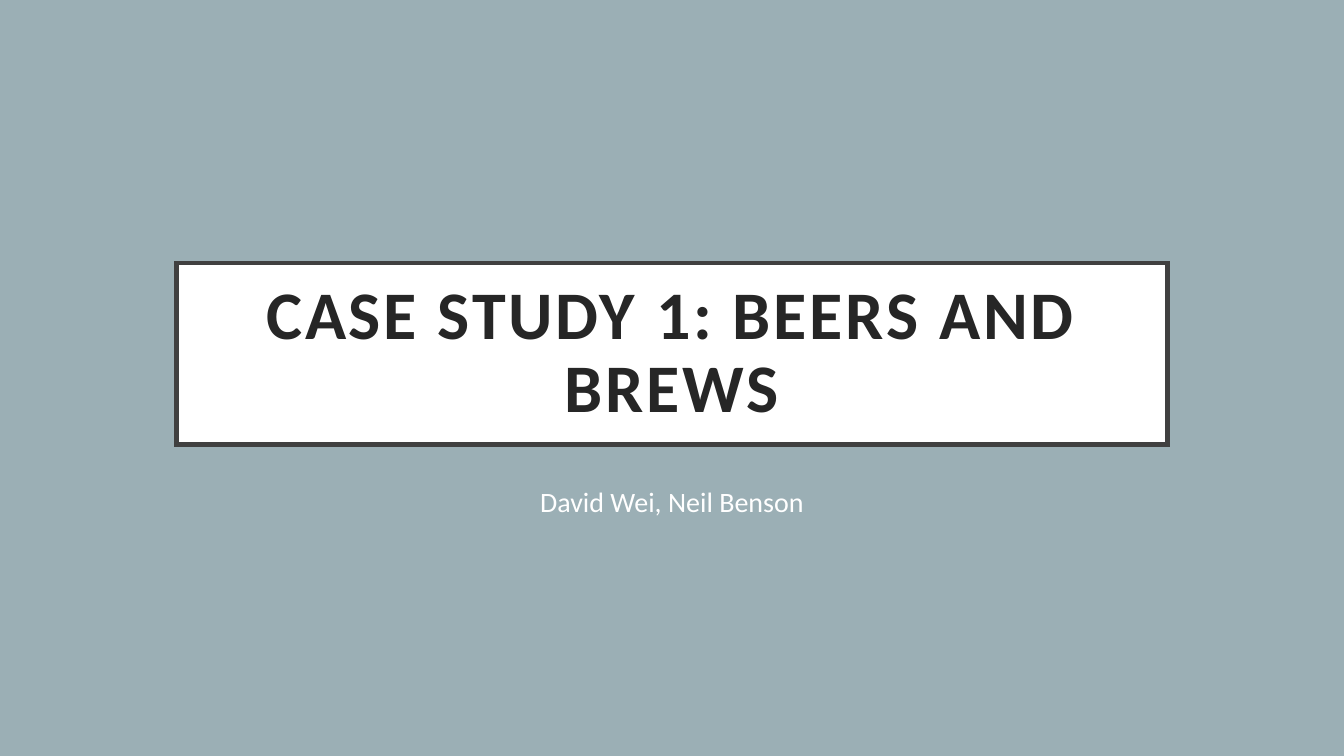
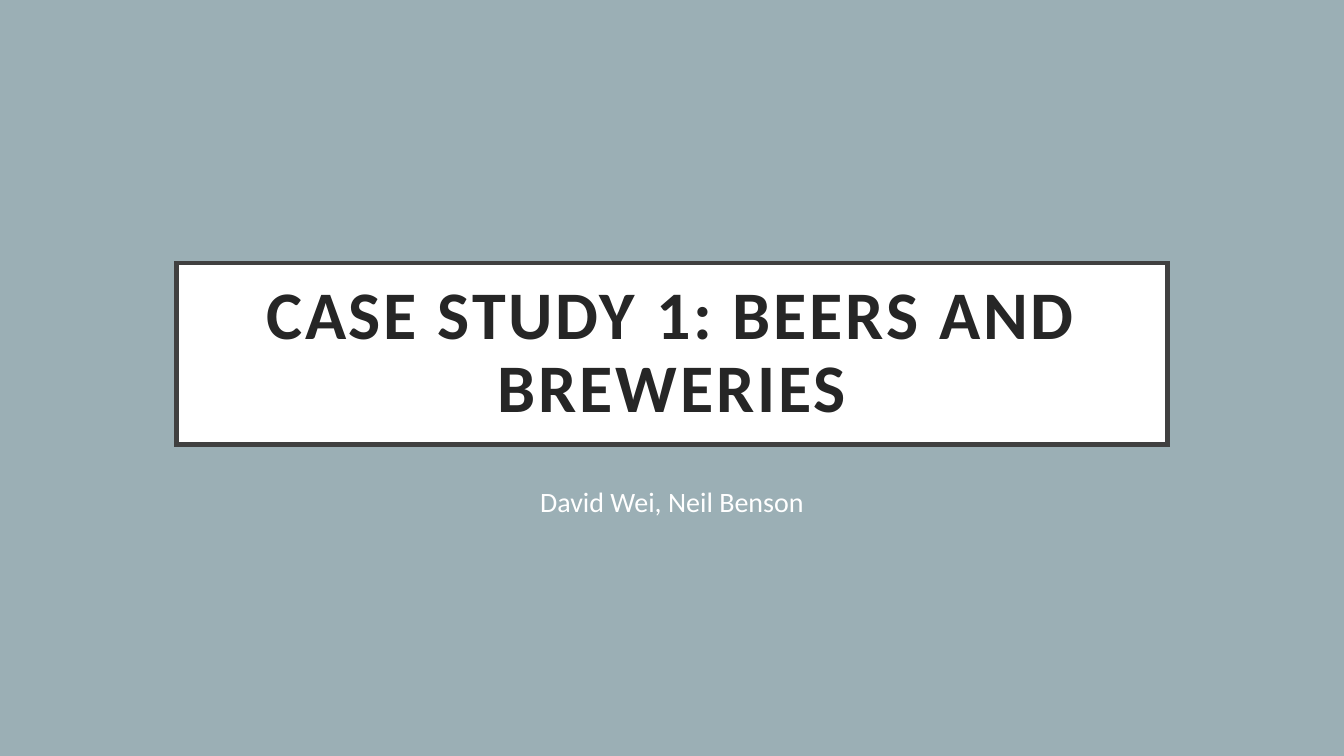
Before and after one commit to bensonnd/DS6306_David_Neil_Project_1, a slide deck: slide 1 of Analysis Presentations/Case Study 1 - David Wei, Neil Benson.pptx. Drawn at 1344x756 pixels with LibreOffice and Linux fonts; fonts in the diff are those of the drawing. Boxes give left, top, right and bottom in pixels: in the first picture for what was removed or moved away, otherwise in the second. Text is boxed around its words. In the diff, an @@ line names an element or a change of style, - is before the commit and + after.

```diff
--- a/Analysis Presentations/Case Study 1 - David Wei, Neil Benson.pptx
+++ b/Analysis Presentations/Case Study 1 - David Wei, Neil Benson.pptx
@@ title at <box>266,294,1073,413</box>: text changed @@
-CASE STUDY 1: BEERS AND BREWS
+CASE STUDY 1: BEERS AND BREWERIES
```
Also in this commit, not shown: 4 other slides changed.
